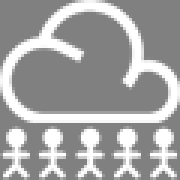
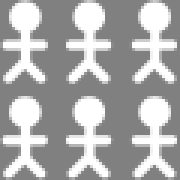
Revision of a layered 180 x 180 image; what changed, layer by layer:
added group "cloudNodes" with 3 layers above "cloudStatus" over 0, 0, 180, 180
added layer "Shape 1 copy" in group "cloudNodes" over 0, 0, 177, 180
renamed "cloud" to "cloud+people", hid the group it (2 layers) over 0, 0, 180, 180
painted on "Shape 1" over 75, 153, 78, 159
